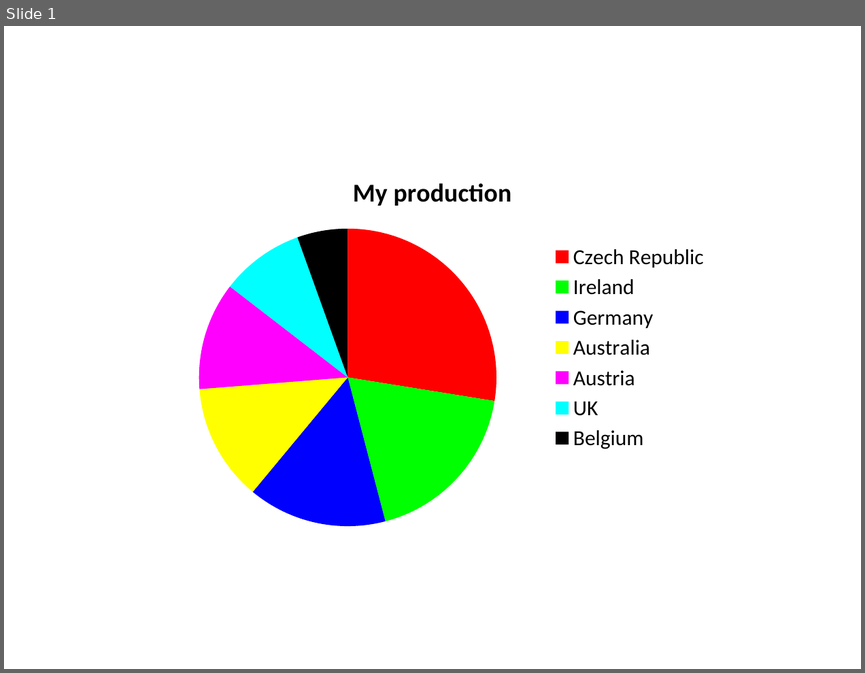
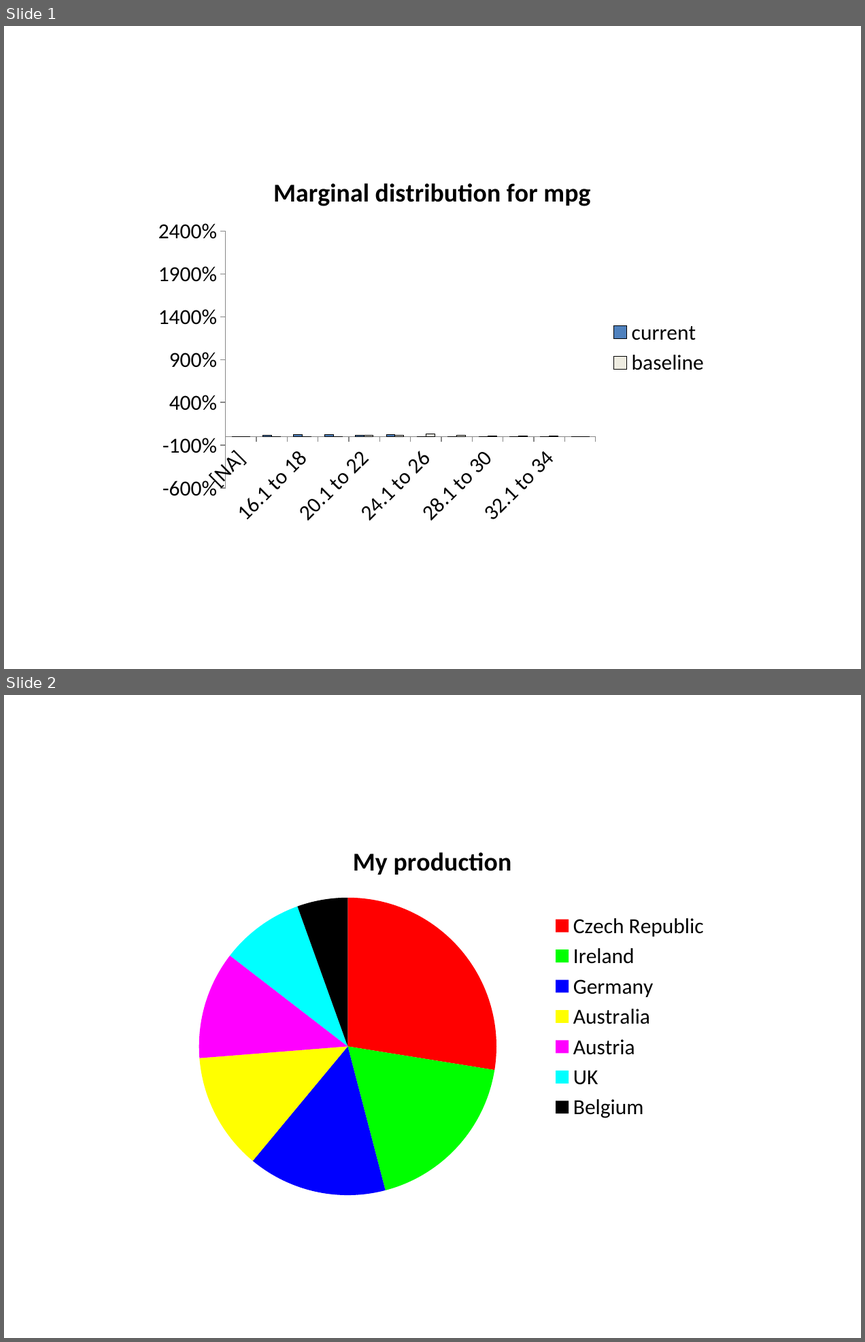
Before and after one commit to RedhaReedha/Integrate_Graphrr, a slide deck: My Office Add-in/src/taskpane/example_charts.pptx. Shown one above the other, each under a label of ours: slide 1 before the commit, slides 1 and 2 after it. The pictures are 865x673 and 865x1342 pixels, drawn with LibreOffice and Linux fonts; fonts in the diff are those of the drawing. Boxes give left, top, right and bottom in pixels: in the first picture for what was removed or moved away, otherwise in the second. Text is boxed around its words. In the diff, an @@ line names an element or a change of style, - is before the commit and + after.

```diff
--- a/My Office Add-in/src/taskpane/example_charts.pptx
+++ b/My Office Add-in/src/taskpane/example_charts.pptx
@@ slide 1 added at bbox=[4, 26, 861, 669], background #FFFFFF @@
@@ column chart added at bbox=[147, 157, 719, 537] @@
+title "Marginal distribution for mpg"
+categories: [NA], 14.1 to 16, 16.1 to 18, 18.1 to 20, 20.1 to 22, 22.1 to 24, 24.1 to 26, 26.1 to 28, 28.1 to 30, 30.1 to 32, 32.1 to 34, 44.1 to 46
+current: 0, 0.2, 0.2, 0.2, 0.1, 0.2, 0, 0, 0, 0, 0, 0
+baseline: 0, 0, 0, 0, 0.2, 0.2, 0.3, 0.2, 0.1, 0, 0, 0
@@ what was slide 1 is now slide 2 @@
```
Also in this commit, not shown: 7 other slides added, 7 other files.
